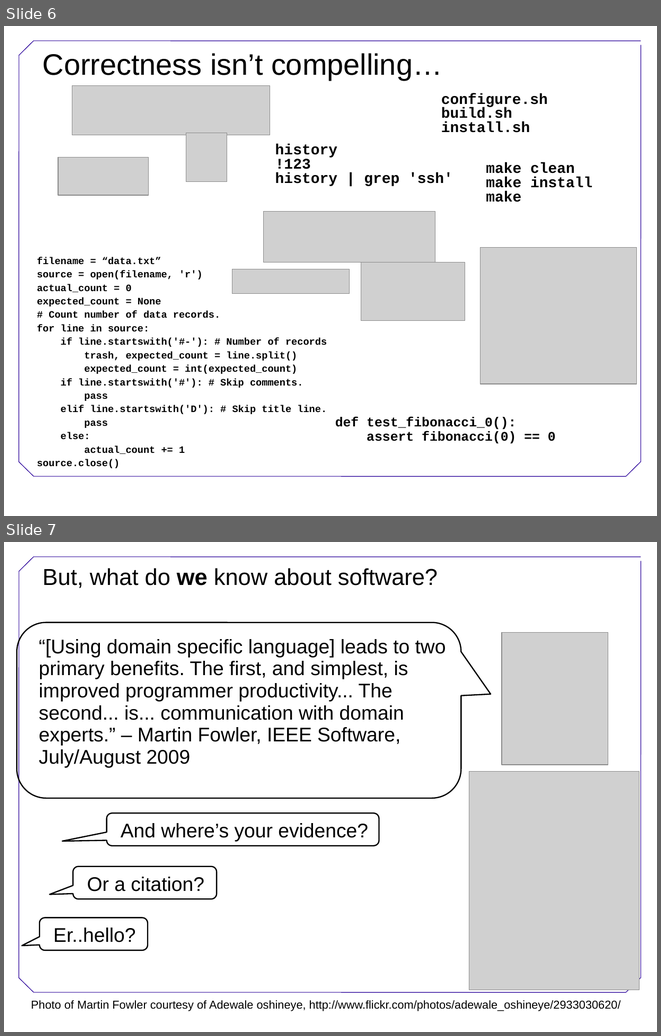
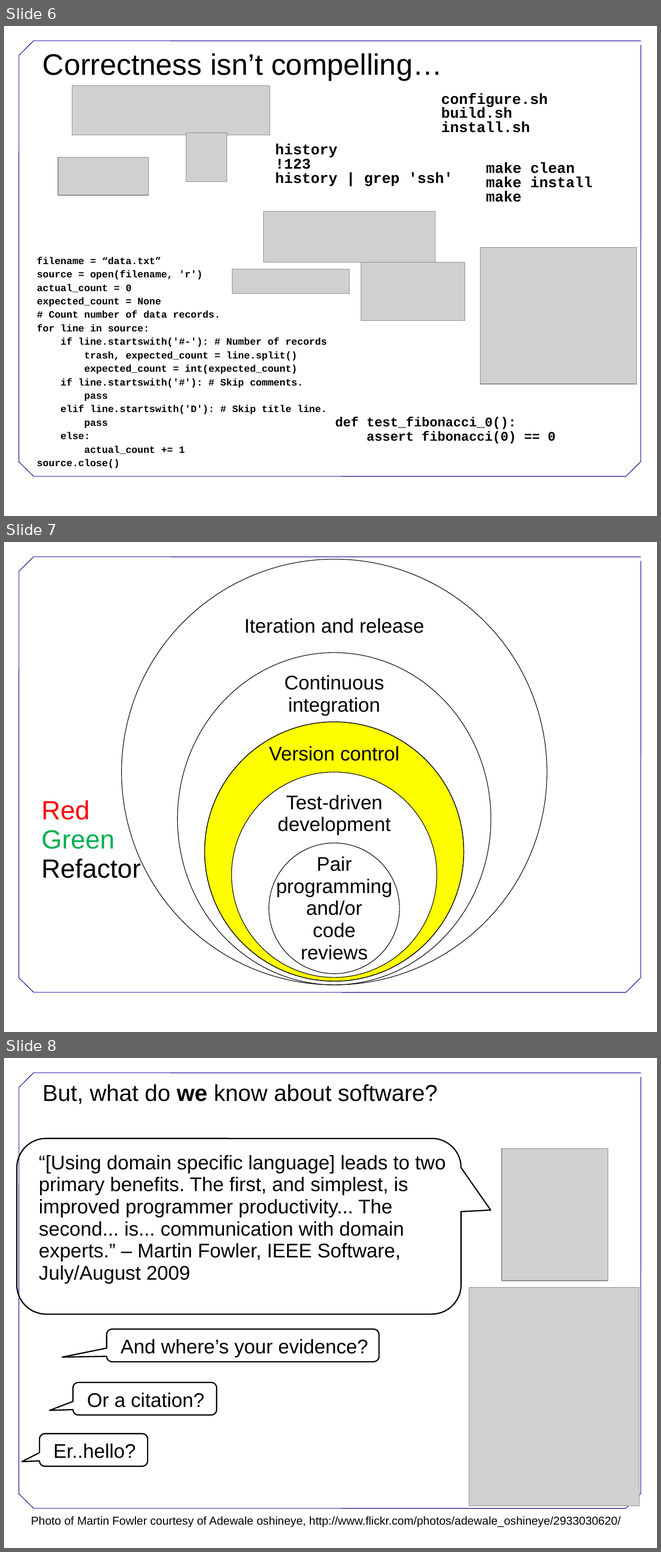
Before and after one commit to swcarpentry/DEPRECATED-boot-camps, a slide deck: Conclusion.ppt. Shown one above the other, each under a label of ours: slides 6 and 7 before the commit, slides 6, 7 and 8 after it. The pictures are 661x1036 and 661x1552 pixels, drawn with LibreOffice and Linux fonts; fonts in the diff are those of the drawing; grey boxes stand for pictures; background and template pictures are left out. Boxes give left, top, right and bottom in pixels: in the first picture for what was removed or moved away, otherwise in the second. Text is boxed around its words. In the diff, an @@ line names an element or a change of style, - is before the commit and + after.

```diff
--- a/Conclusion.ppt
+++ b/Conclusion.ppt
@@ slide 7 added at [4,542,657,1032], background #FFFFFF; not listed: 8 template elements that a slide beside it also shows @@
@@ ellipse added at [121,559,547,985], outline #000000 0.74 pt @@
@@ text added at [244,618,424,633], 24 pt, text #000000 @@
+Iteration and release
@@ ellipse added at [178,653,491,985], outline #000000 0.74 pt @@
@@ text added at [284,675,384,716], 24 pt, text #000000 @@
+Continuous integration
@@ ellipse added at [205,722,465,981], fill #FFFF00, outline #000000 0.74 pt @@
@@ ellipse added at [205,722,465,981], outline #000000 0.74 pt @@
@@ text added at [269,746,399,761], 24 pt, text #000000 @@
+Version control
@@ ellipse added at [231,772,437,978], fill #FFFFFF, outline #000000 0.74 pt @@
@@ text added at [277,795,390,835], 24 pt, text #000000 @@
+Test-driven development
@@ text added at [42,800,141,878], 32 pt, text #000000 @@
+Red
+Green
+Refactor
@@ ellipse added at [269,843,400,974], fill #FFFFFF, outline #000000 0.74 pt @@
@@ text added at [276,856,392,960], 24 pt, text #000000 @@
+Pair programming
+and/or
+code
+reviews
@@ what was slide 7 is now slide 8 @@
```
Also in this commit, not shown: 2 slides changed.
